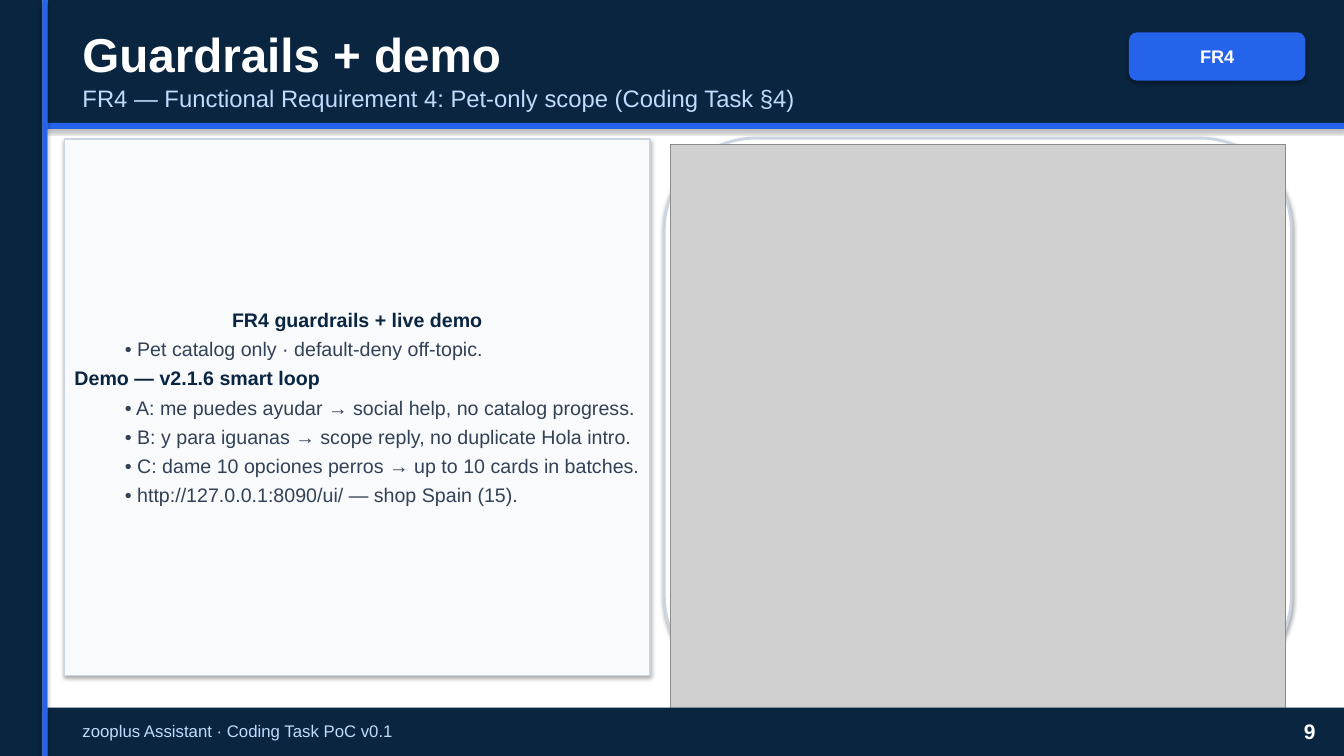
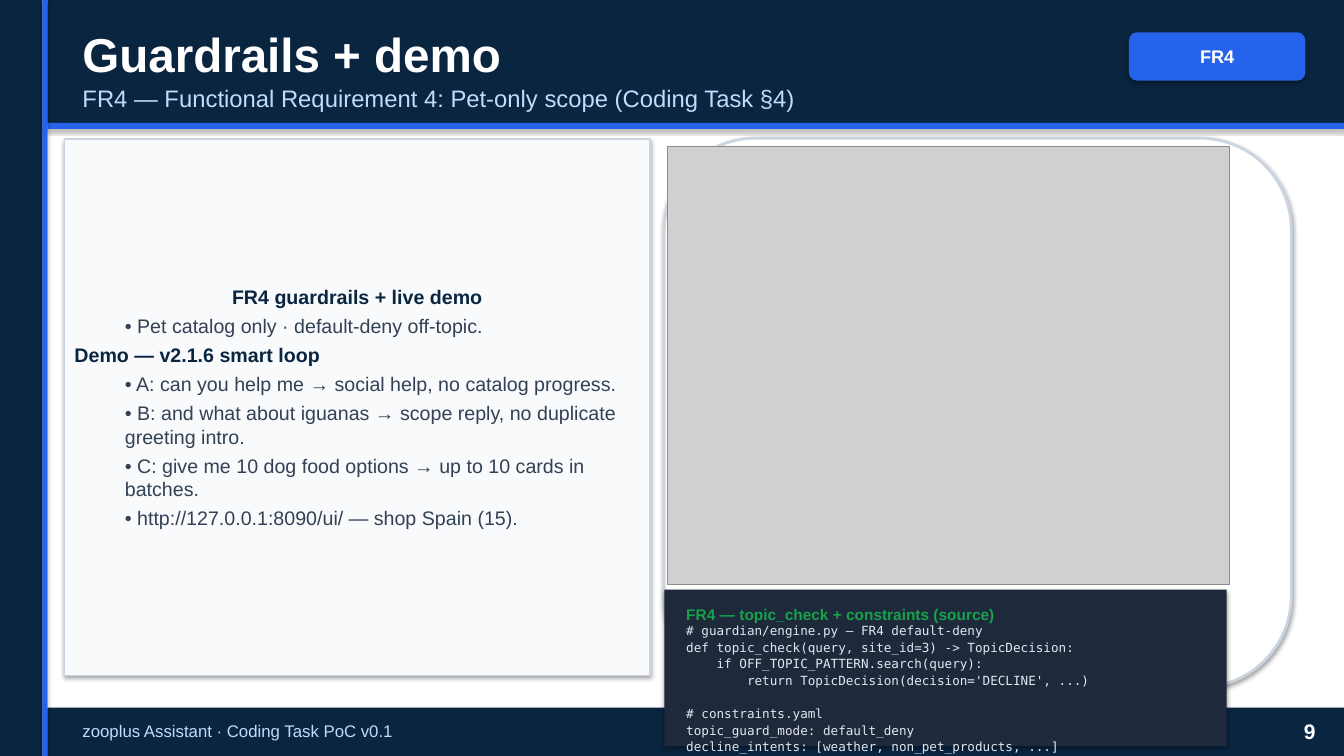
Before and after one commit to peluzzza/PoCAssistantZooplus, a slide deck: slide 9 of docs/deliverables/v0.1/zooplus-assistant-interview-15min-pro.pptx. Drawn at 1344x756 pixels with LibreOffice and Linux fonts; fonts in the diff are those of the drawing; grey boxes stand for pictures. Boxes give left, top, right and bottom in pixels: in the first picture for what was removed or moved away, otherwise in the second. Text is boxed around its words. In the diff, an @@ line names an element or a change of style, - is before the commit and + after.

```diff
--- a/docs/deliverables/v0.1/zooplus-assistant-interview-15min-pro.pptx
+++ b/docs/deliverables/v0.1/zooplus-assistant-interview-15min-pro.pptx
@@ picture: place and size @@
-picture at (670, 144, 1286, 756)
+picture at (667, 146, 1230, 585)
@@ text in rectangle at (125, 376, 616, 496): text changed @@
-  • A: me puedes ayudar → social help, no catalog progress.
-  • B: y para iguanas → scope reply, no duplicate Hola intro.
-  • C: dame 10 opciones perros → up to 10 cards in batches.
+  • A: can you help me → social help, no catalog progress.
+  • B: and what about iguanas → scope reply, no duplicate greeting intro.
+  • C: give me 10 dog food options → up to 10 cards in batches.
@@ rectangle added at (664, 590, 1227, 746), fill #1E293B @@
@@ text added at (686, 609, 1073, 754), 9 pt, text #E2E8F0 @@
+FR4 — topic_check + constraints (source)
+# guardian/engine.py — FR4 default-deny
+def topic_check(query, site_id=3) -> TopicDecision:
+if OFF_TOPIC_PATTERN.search(query):
+return TopicDecision(decision='DECLINE', ...)
+# constraints.yaml
+topic_guard_mode: default_deny
+decline_intents: [weather, non_pet_products, ...]
```
Also in this commit, not shown: 4 other slides changed, 5 other files.
